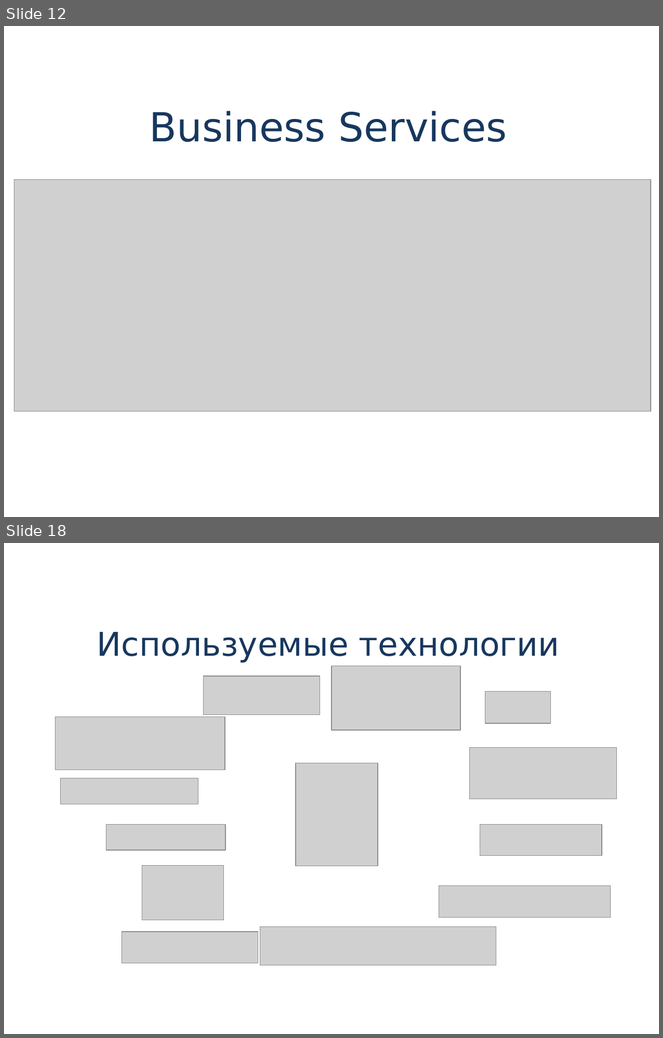
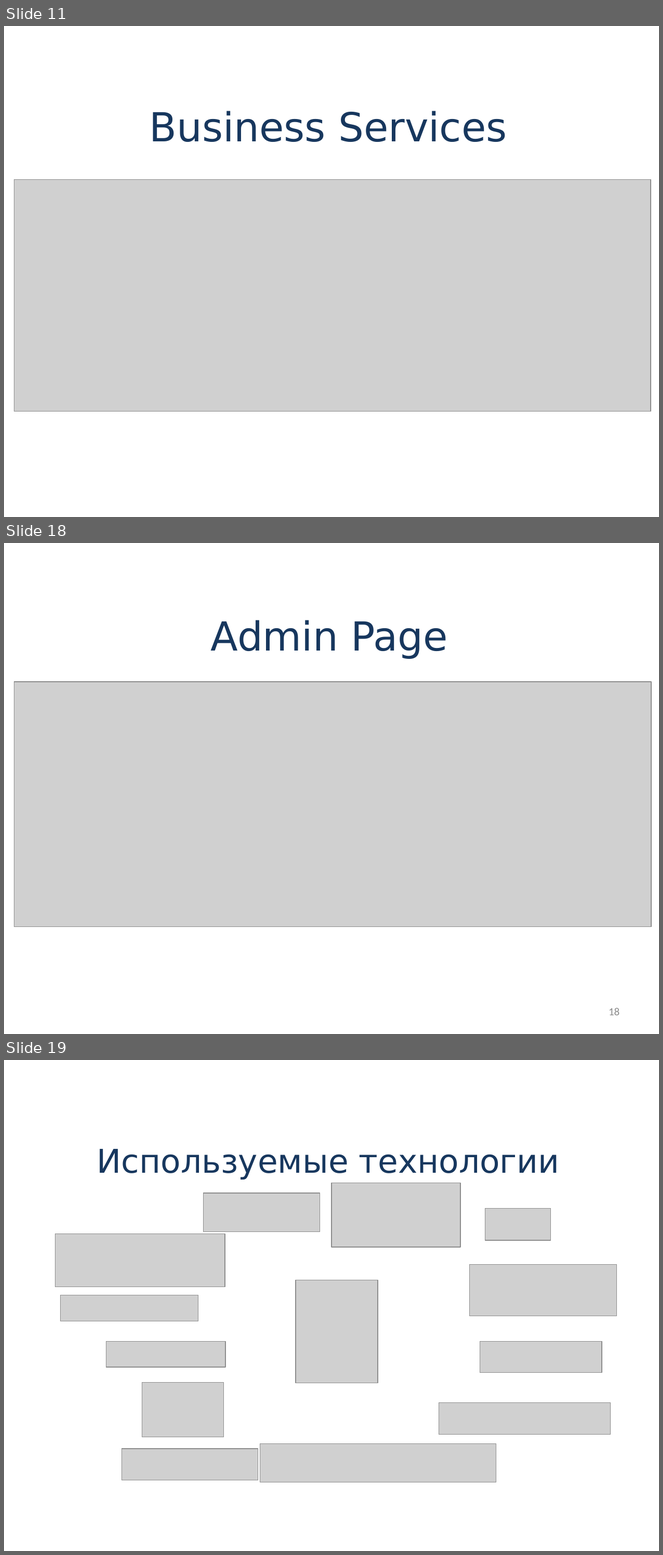
Before and after one commit to chursin-andrey/project-jastt, a slide deck: presentation/jastt.pptx. Shown one above the other, each under a label of ours: slides 12 and 18 before the commit, slides 11, 18 and 19 after it; the slides between them are not shown. The pictures are 663x1038 and 663x1555 pixels, drawn with LibreOffice and Linux fonts; fonts in the diff are those of the drawing; grey boxes stand for pictures; background and template pictures are left out. Boxes give left, top, right and bottom in pixels: in the first picture for what was removed or moved away, otherwise in the second. Text is boxed around its words. In the diff, an @@ line names an element or a change of style, - is before the commit and + after.

```diff
--- a/presentation/jastt.pptx
+++ b/presentation/jastt.pptx
@@ slide 18 added at <box>4,543,659,1034</box>, background picture (left out) @@
@@ title added at <box>211,620,448,659</box>, 44 pt, text #17375E @@
+Admin Page
@@ picture added at <box>14,682,652,927</box> @@
@@ page number added at <box>609,1008,620,1016</box>, 12 pt, text #8C8C8C @@
+18
@@ what was slide 12 is now slide 11 @@
@@ what was slide 18 is now slide 19 @@
```
Also in this commit, not shown: 1 slide changed, 6 other slides added, 6 slides removed, 3 other files.
